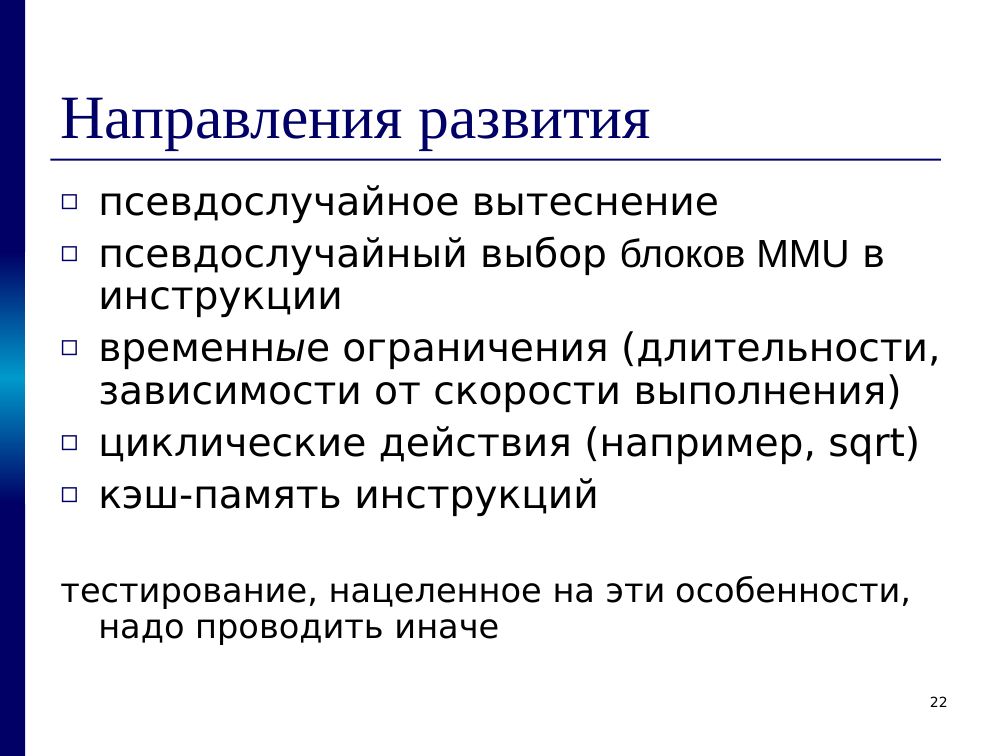
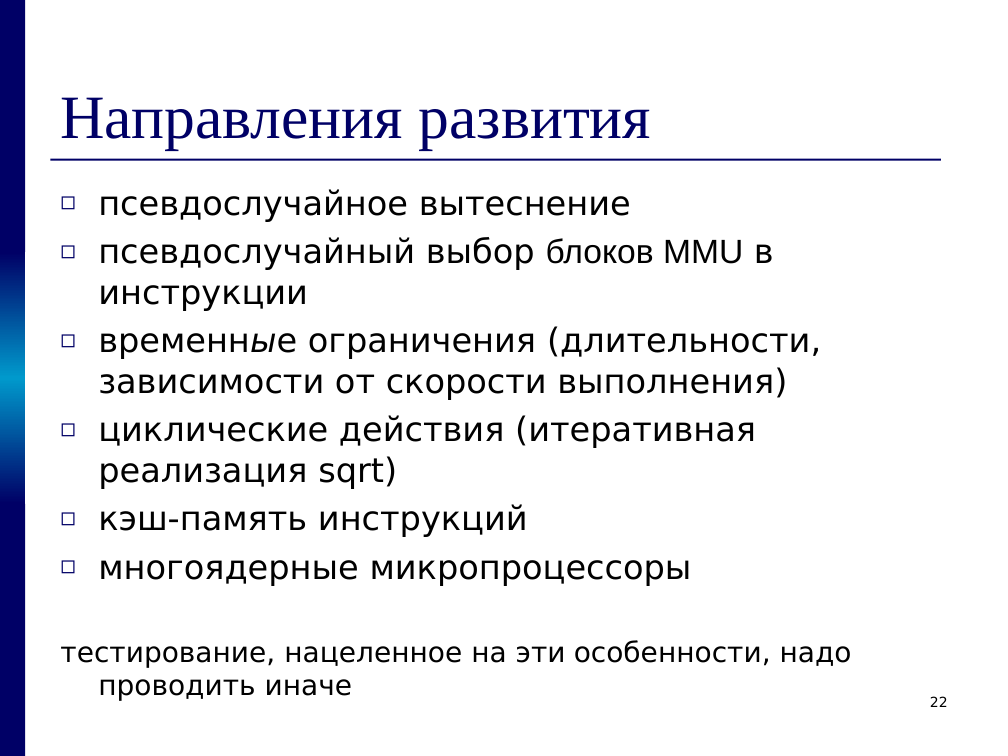
Before and after one commit to kornevgen/tesla-project, a slide deck: slide 22 of papers/THESIS/talks/pred/prethesis9.ppt. Drawn at 1008x756 pixels with LibreOffice and Linux fonts; fonts in the diff are those of the drawing. Boxes give left, top, right and bottom in pixels: in the first picture for what was removed or moved away, otherwise in the second. Text is boxed around its words. In the diff, an @@ line names an element or a change of style, - is before the commit and + after.

```diff
--- a/papers/THESIS/talks/pred/prethesis9.ppt
+++ b/papers/THESIS/talks/pred/prethesis9.ppt
@@ text at (60,189,852,701): size 28 to 24 pt in "псевдослучайное вытеснение", "псевдослучайный выбор блоков MMU в инструкции", "временные ограничения (длительности, зависимости от скорости ...", "кэш-память инструкций"; size 24 to 20 pt in "тестирование, нацеленное на эти особенности, надо проводить ..."; line spacing 0.9 to 1; less space between paragraphs @@
@@ text at (98,415,756,489): text changed; size 28 to 24 pt @@
-◻ циклические действия (например, sqrt)
+◻ циклические действия (итеративная реализация sqrt)
@@ text at (98,560,692,586): paragraph added @@
+◻ многоядерные микропроцессоры
```
Also in this commit, not shown: 9 other slides changed, 1 slide added.
